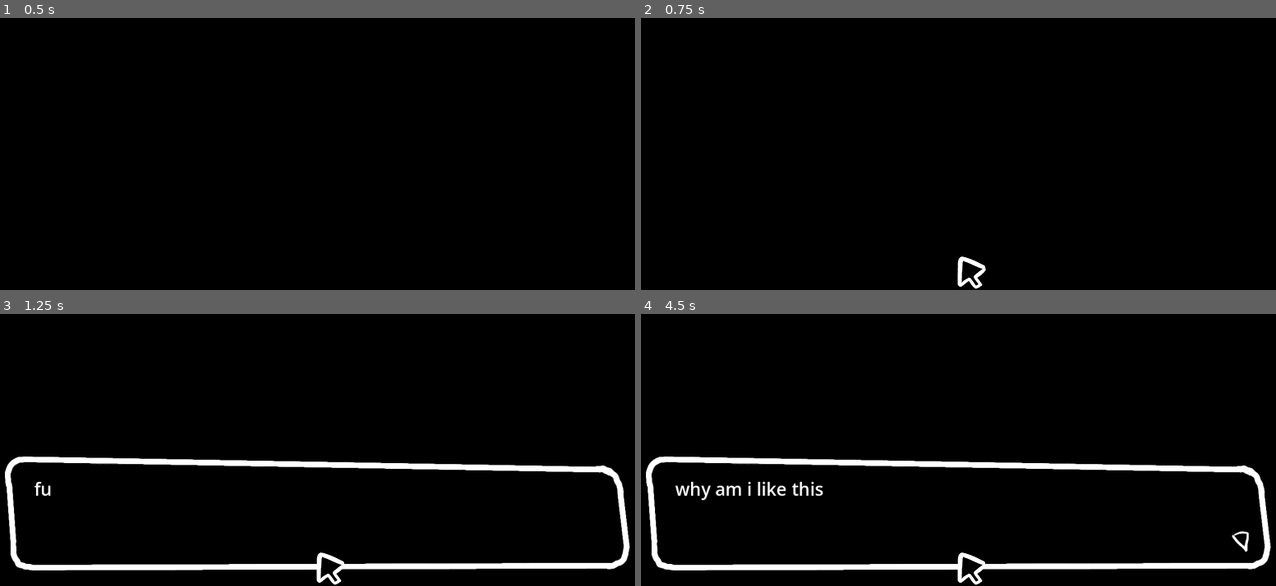
Above: before the commit, frames 1-4 (two rows, left to right).
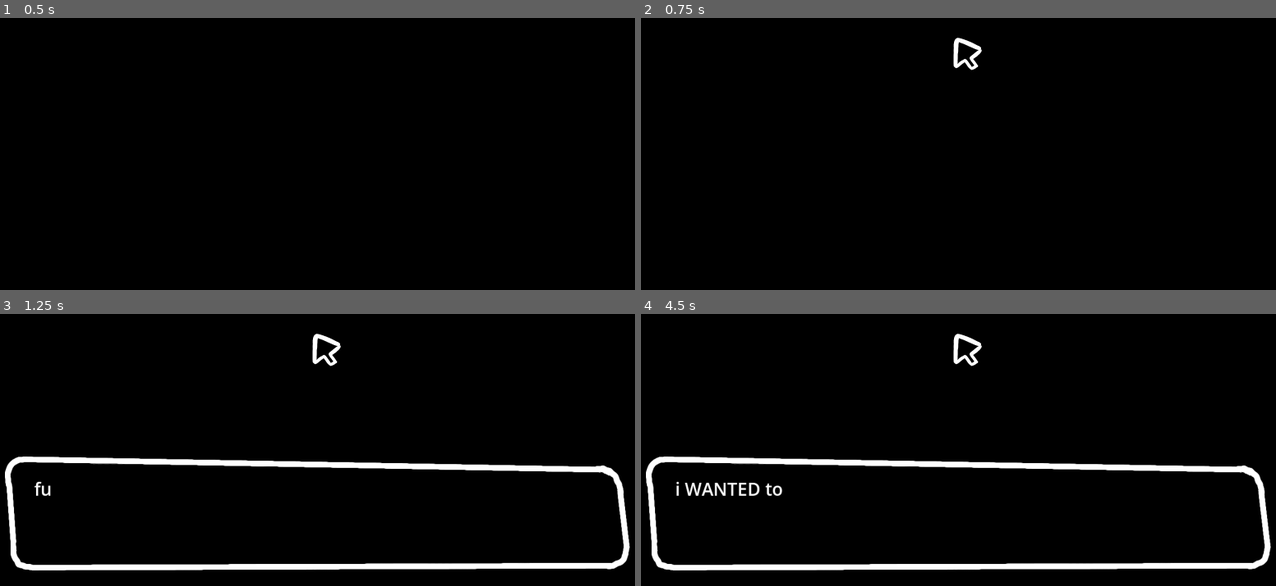
Above: after the commit, the same moments.

Repository: MarmadileManteater/Anxiety-Game
Game: Godot game, scene res://scenes/global/global.tscn
Two runs of this game, one before a commit and one after it. Both use one fixed random seed, a clock stepped at 60 frames per second and the inputs below.
Inputs (mouse positions are in pixels of both pictures, inside the frame that each line leads up to; where the layout moved, square brackets give the same spot in the first picture):
- Up to frame 1 (0.5 s): no input
- Up to frame 2 (0.75 s): click (952, 39) [958, 257] at 0.5 s
- Up to frame 3 (1.25 s): no input
- Up to frame 4 (4.5 s): click (958, 401) at 1.25 s; click (958, 401) at 2 s; click (952, 335) [958, 553] at 2.75 s; click (958, 401) at 3.5 s; click (952, 335) [958, 553] at 4.25 s

Frame 1 is identical in both runs. In frame 2, 0.5% of the frame differs, in the area x 49-55%, y 7-100%; in frame 3, 0.5%; in frame 4, 1.4%, in the area x 5-96%, y 7-100%.

Commit message:
Add scene transitions

Diff:
--- a/project/scenes/default_screen/default_screen.gd
+++ b/project/scenes/default_screen/default_screen.gd
@@ -8,15 +8,18 @@
 signal zone_clicked
 signal button_pressed
 signal next_screen
+signal disable_cursor_change
+signal enable_cursor_change
+signal save_state
 
 #set by global scene
 var time: Helpers.Stage
+var state: GameState
 
 var background_animation_player: AnimationPlayer
 
-# Called when the node enters the scene tree for the first time.
-func _ready() -> void:
-	pass
+func save():
+	save_state.emit(state)
 
 func _input(event: InputEvent) -> void:
 	if event is InputEventMouseMotion:
--- a/project/scenes/global/global.gd
+++ b/project/scenes/global/global.gd
@@ -3,9 +3,12 @@
 @export var start_screen: String = "the_pit"
 
 var time: Helpers.Stage = Helpers.Stage.Middle
+var state: GameState = GameState.new()
+
 var current_screen: DefaultSceen
 var current_screen_name: String
 var screen_history: Array
+var enable_cursor: bool = true
 
 func _ready() -> void:
 	Input.set_mouse_mode(Input.MOUSE_MODE_HIDDEN)
@@ -17,8 +20,9 @@
 	$Cursor.position = (position / 1.5) + Vector2(30, 30)
 
 func _on_mouse_direction_mouseover(direction: Helpers.Direction) -> void:
-	$Cursor.flip_h = direction == Helpers.Direction.Right
-	$Cursor.play(Helpers.direction_to_string(direction))
+	if enable_cursor:
+		$Cursor.flip_h = direction == Helpers.Direction.Right
+		$Cursor.play(Helpers.direction_to_string(direction))
 
 func _on_mouse_direction_mouseoff() -> void:
 	$Cursor.flip_h = false
@@ -35,11 +39,25 @@
 	var scene: PackedScene = load("res://scenes/" + screen_name + "/" + screen_name + ".tscn")
 	var instance: DefaultSceen = scene.instantiate()
 	instance.time = time
+	instance.state = state
 	instance.background_animation_player = $Background/AnimationPlayer
 	instance.mousemotion.connect(_on_mouse_motion)
 	instance.mouseover.connect(_on_mouse_direction_mouseover)
 	instance.mouseoff.connect(_on_mouse_direction_mouseoff)
 	instance.zone_clicked.connect(_on_zone_clicked)
+	instance.disable_cursor_change.connect(
+		func ():
+			enable_cursor = false
+			_on_mouse_direction_mouseoff()
+	)
+	instance.enable_cursor_change.connect(
+		func ():
+			enable_cursor = true
+	)
+	instance.save_state.connect(
+		func (given: GameState):
+			state = given
+	)
 	add_child(instance)
 	current_screen = instance
 
@@ -50,11 +68,15 @@
 	$Cursor.hide()
 
 func _on_zone_clicked(screen_name: String) -> void:
-	load_screen(screen_name)
+	if enable_cursor:
+		load_screen(screen_name)
+	else:
+		current_screen._on_clicked()
 
 func _on_back_clicked(_screen_name: String) -> void:
-	if screen_history.size() > 0:
-		load_screen(screen_history.pop_back(), false)
+	if enable_cursor:
+		if screen_history.size() > 0:
+			load_screen(screen_history.pop_back(), false)
 
 func _on_back_mouseoff() -> void:
 	_on_mouse_direction_mouseoff()
--- a/project/scenes/outside/outside.gd
+++ b/project/scenes/outside/outside.gd
@@ -3,24 +3,31 @@
 
 # Called when the node enters the scene tree for the first time.
 func _ready() -> void:
-	Helpers.set_timeout(
-		func ():
-			$Dialog.display()
-	, 1, self)
-	$Dialog.line_started.connect(
-		func (index: int):
-			if index == 5:
-				$Dialog.set_title("joyfriend")
-			if index == 6:
-				$Dialog.clear_title()
-	)
-	$Dialog.done.connect(
-		func ():
-			Helpers.set_timeout(
-				func ():
-					$Curtain/AnimationPlayer.play("fade")
-			, 1, self)
-	, ConnectFlags.CONNECT_ONE_SHOT)
+	if state.game_started:
+		$Curtain.hide()
+	else:
+		disable_cursor_change.emit()
+		Helpers.set_timeout(
+			func ():
+				$Dialog.display()
+		, 1, self)
+		$Dialog.line_started.connect(
+			func (index: int):
+				if index == 5:
+					$Dialog.set_title("joyfriend")
+				if index == 6:
+					$Dialog.clear_title()
+		)
+		$Dialog.done.connect(
+			func ():
+				Helpers.set_timeout(
+					func ():
+						$Curtain/AnimationPlayer.play("fade")
+						enable_cursor_change.emit()
+						state.game_started = true
+						save()
+				, 1, self)
+		, ConnectFlags.CONNECT_ONE_SHOT)
 
 func _on_clicked() -> void:
 	$Dialog.progress()
--- a/project/scenes/outside/outside.tscn
+++ b/project/scenes/outside/outside.tscn
@@ -4,6 +4,7 @@
 [ext_resource type="Texture2D" uid="uid://clhtxnt31sof1" path="res://assets/screens/outside.png" id="2_bnvo1"]
 [ext_resource type="Texture2D" uid="uid://bybma16sshihy" path="res://assets/sprites/objects/flame.png" id="3_qbnsr"]
 [ext_resource type="PackedScene" uid="uid://ckyxxwa5kygcv" path="res://scenes/text_box/text_box.tscn" id="4_7fvn1"]
+[ext_resource type="PackedScene" uid="uid://bp3qljsfgqwsw" path="res://scenes/click_zone/click_zone.tscn" id="5_7fvn1"]
 
 [sub_resource type="Animation" id="Animation_ile57"]
 length = 0.001
@@ -106,3 +107,14 @@
 [node name="Dialog" parent="." unique_id=2128977019 instance=ExtResource("4_7fvn1")]
 position = Vector2(686, 617)
 text = PackedStringArray("fucking [b]jesus christ[/b]", "i am [i]shaking[/i]", "why am i like this", "i ASKED for this", "i WANTED to be here", "Come on, babe!\\nI wanna check this place out before the show starts!", ". . . ", "[color=#bbbbbb]I can do this.[/color]")
+
+[node name="Door" parent="." unique_id=624367828 instance=ExtResource("5_7fvn1")]
+offset_left = 571.0
+offset_top = 83.0
+offset_right = 780.20325
+offset_bottom = 408.0
+screen_name = "the_pit"
+
+[connection signal="clicked" from="Door" to="." method="_on_zone_clicked"]
+[connection signal="mouseoff" from="Door" to="." method="_on_zone_mouseoff"]
+[connection signal="mouseover" from="Door" to="." method="_on_zone_mouseover"]
--- a/project/scenes/the_pit/the_pit.gd
+++ b/project/scenes/the_pit/the_pit.gd
@@ -2,20 +2,5 @@
 
 # Called when the node enters the scene tree for the first time.
 func _ready() -> void:
-	super()
 	if time != Helpers.Stage.Early:
 		background_animation_player.play("modulate")
-	Helpers.set_timeout(
-		func ():
-			$TextBox.display()
-	, 1, self)
-	$TextBox.line_started.connect(
-		func (index: int):
-			if index == 5:
-				$TextBox.set_title("joyfriend")
-			if index == 6:
-				$TextBox.clear_title()
-	)
-
-func _on_clicked() -> void:
-	$TextBox.progress()
--- a/project/scenes/the_pit/the_pit.tscn
+++ b/project/scenes/the_pit/the_pit.tscn
@@ -2,7 +2,6 @@
 
 [ext_resource type="Script" uid="uid://d203vtjs0csc2" path="res://scenes/the_pit/the_pit.gd" id="1_nhmyf"]
 [ext_resource type="PackedScene" uid="uid://btm8kv2ypw113" path="res://scenes/dancers/dancers.tscn" id="3_3cyfy"]
-[ext_resource type="PackedScene" uid="uid://ckyxxwa5kygcv" path="res://scenes/text_box/text_box.tscn" id="4_qbv4b"]
 
 [node name="ThePit" type="Node2D" unique_id=452296394]
 script = ExtResource("1_nhmyf")
@@ -10,7 +9,3 @@
 
 [node name="Dancers" parent="." unique_id=213943213 instance=ExtResource("3_3cyfy")]
 position = Vector2(106, 85)
-
-[node name="TextBox" parent="." unique_id=2128977019 instance=ExtResource("4_qbv4b")]
-position = Vector2(686, 617)
-text = PackedStringArray("fucking [b]jesus christ[/b]", "i am [i]shaking[/i]", "why am i like this", "i ASKED for this", "i WANTED to be here", "Come on, babe!\\nI wanna check this place out before the show starts!", ". . . ", "[color=#bbbbbb]I can do this.[/color]")
--- /dev/null
+++ b/project/scripts/GameState.gd
@@ -0,0 +1,4 @@
+
+class_name GameState
+
+var game_started: bool = false
Not shown, added: project/scripts/GameState.gd.uid
